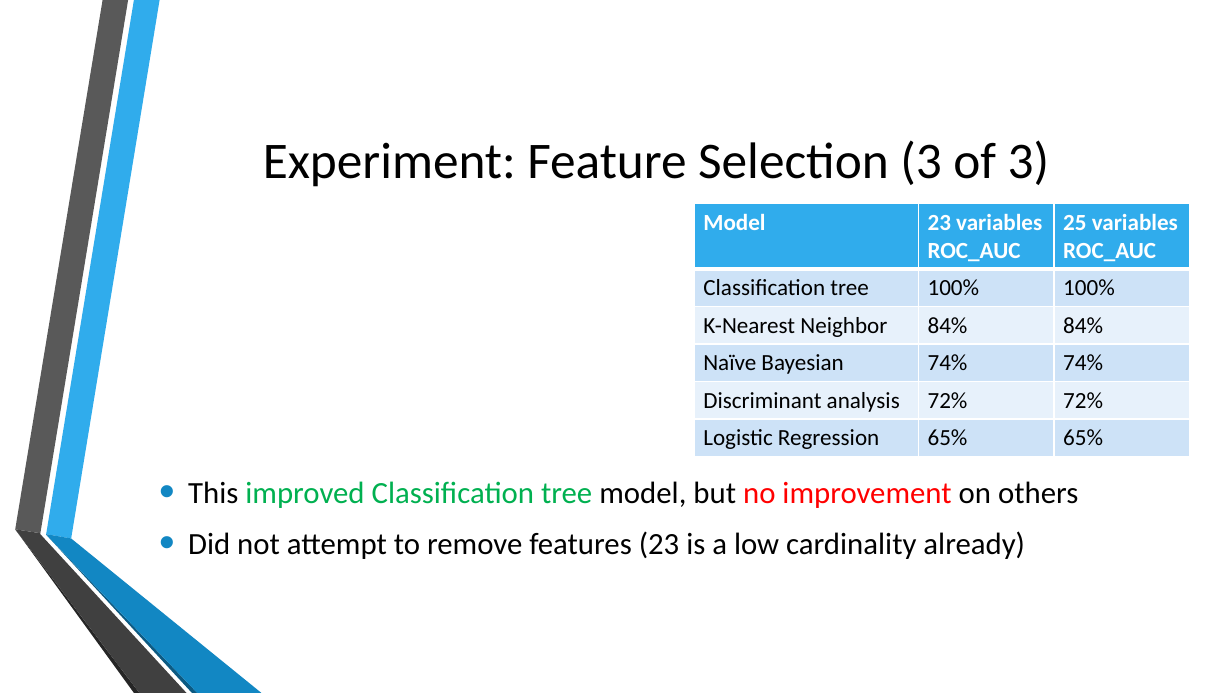
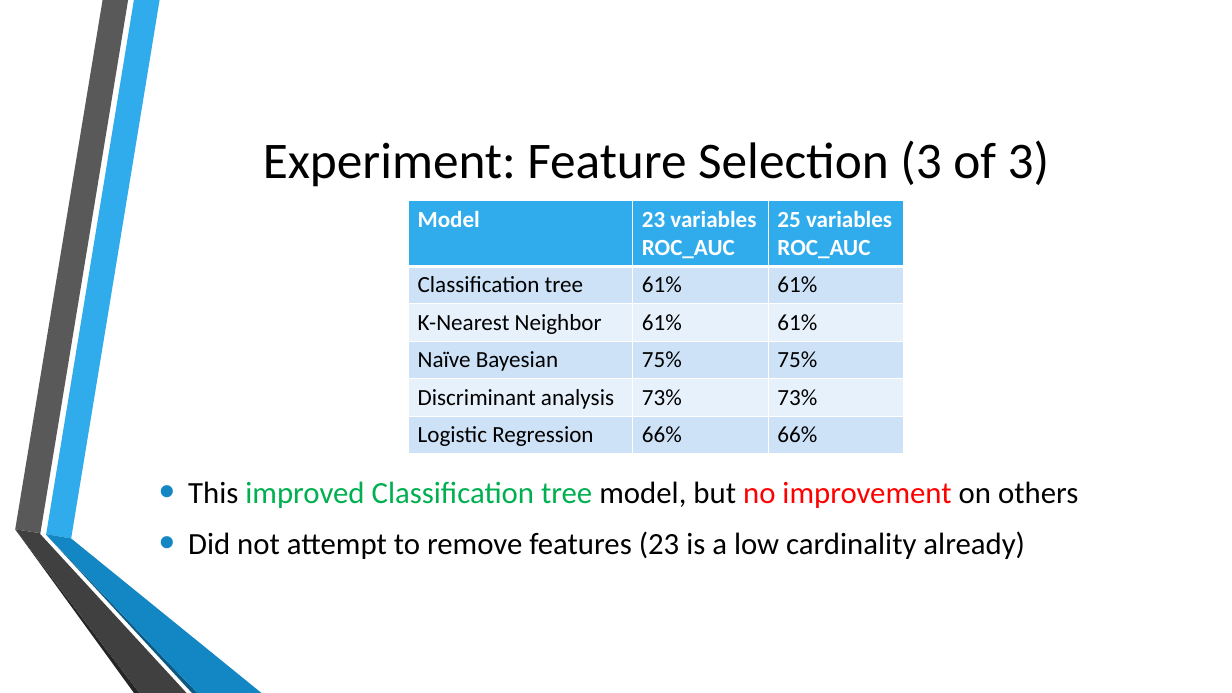
Before and after one commit to jb08/credit_card_default_ML, a slide deck: slide 10 of Predicting_Credit_Card_defaults.pptx. Drawn at 1232x693 pixels with LibreOffice and Linux fonts; fonts in the diff are those of the drawing; background and template pictures are left out. Boxes give left, top, right and bottom in pixels: in the first picture for what was removed or moved away, otherwise in the second. Text is boxed around its words. In the diff, an @@ line names an element or a change of style, - is before the commit and + after.

```diff
--- a/Predicting_Credit_Card_defaults.pptx
+++ b/Predicting_Credit_Card_defaults.pptx
@@ table at [409,201,905,453] @@
-row 2, column 2: 100%
+row 2, column 2: 61%
-row 2, column 3: 100%
+row 2, column 3: 61%
-row 3, column 2: 84%
+row 3, column 2: 61%
-row 3, column 3: 84%
+row 3, column 3: 61%
-row 4, column 2: 74%
+row 4, column 2: 75%
-row 4, column 3: 74%
+row 4, column 3: 75%
-row 5, column 2: 72%
+row 5, column 2: 73%
-row 5, column 3: 72%
+row 5, column 3: 73%
-row 6, column 2: 65%
+row 6, column 2: 66%
-row 6, column 3: 65%
+row 6, column 3: 66%
@@ table: place and size @@
-table at [694,203,1190,456]
+table at [409,201,905,453]
```
Also in this commit, not shown: 7 other slides changed, 9 other files.
